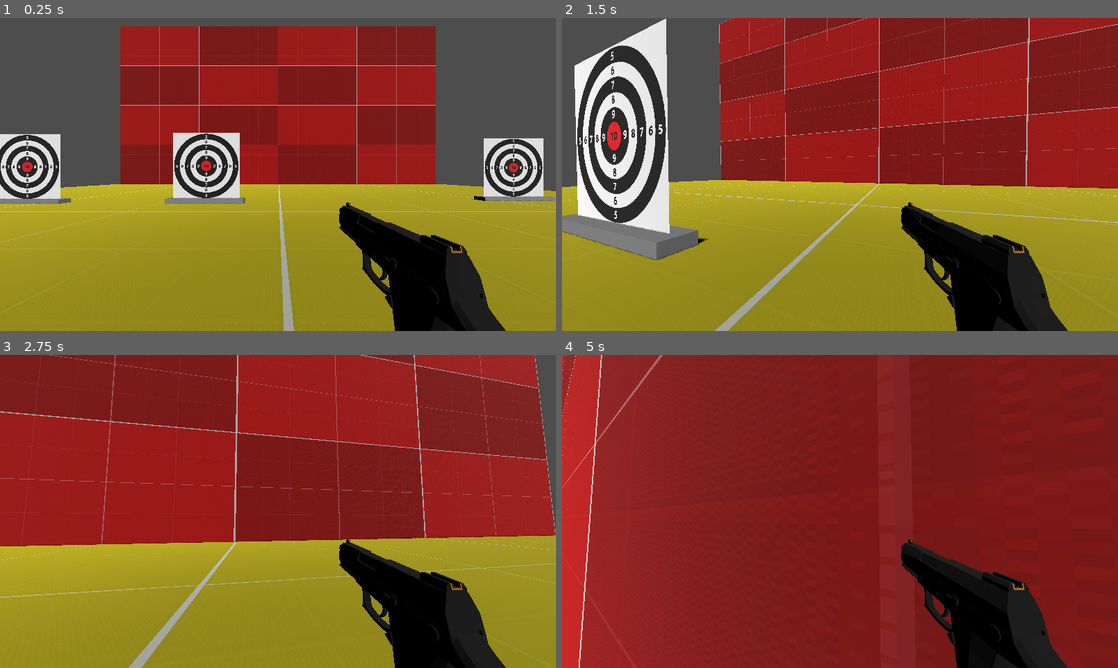
Above: before the commit, frames 1-4 (two rows, left to right).
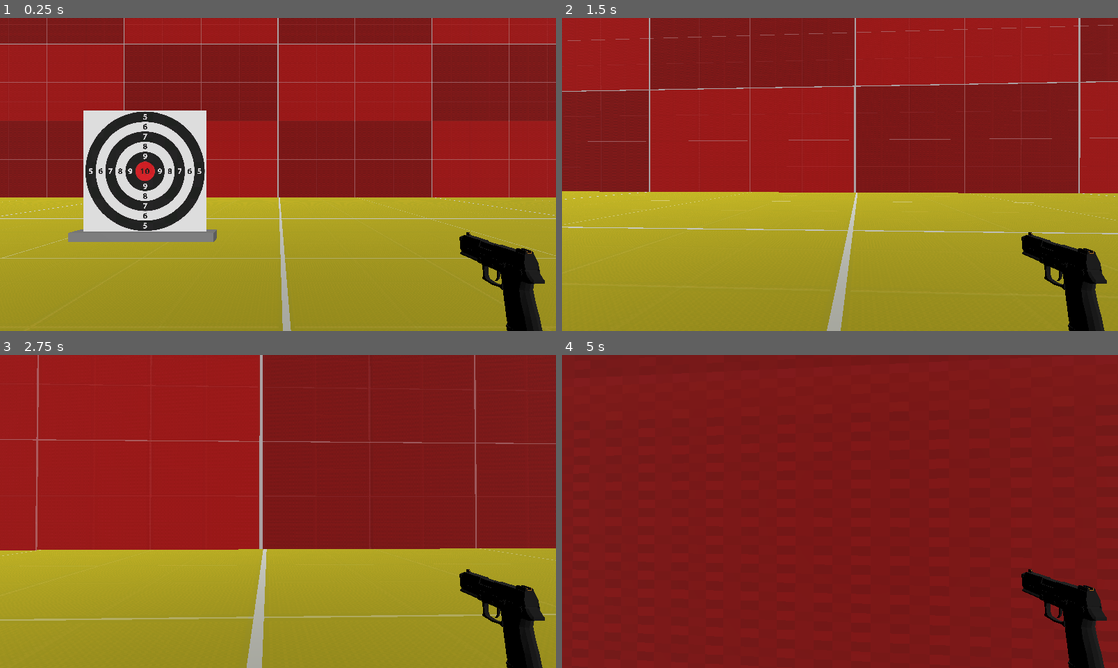
Above: after the commit, the same moments.

Repository: vixente/Shoot3D
Game: Godot game, scene res://Escenas/Escenario.tscn
Two runs of this game, one before a commit and one after it. Both use one fixed random seed, a clock stepped at 60 frames per second and the inputs below.
Inputs (mouse positions are in pixels of both pictures, inside the frame that each line leads up to):
- Up to frame 1 (0.25 s): no input
- Up to frame 2 (1.5 s): tap Enter (ui_accept) at 0.5, 0.77 s; move the mouse to (867, 174) at 0.52 s; hold Up (ui_up) from 0.53 s (still down); right-click (867, 174) at 0.6 s; click (867, 174) at 0.8 s; move the mouse to (812, 174) at 1.27 s; click (812, 174) at 1.35 s
- Up to frame 3 (2.75 s): keep holding Up (ui_up); tap Enter (ui_accept) at 1.52 s; right-click (250, 511) at 1.55 s; move the mouse to (289, 505) at 2.02 s; right-click (289, 505) at 2.1 s; click (289, 505) at 2.3 s
- Up to frame 4 (5 s): keep holding Up (ui_up); move the mouse to (834, 517) at 2.77 s; click (834, 517) at 2.85 s; tap Enter (ui_accept) at 3.02, 3.77, 4.52 s; right-click (834, 517) at 3.05 s; move the mouse to (878, 514) at 3.52 s; hold Shift (correr) 3.53-4.28 s; click (878, 514) at 3.8 s; tap R (reload) at 4.15 s; move the mouse to (795, 508) at 4.27 s; right-click (795, 508) at 4.35 s

The runs differ from the first frame. In frame 1, 57% of the frame differs, in the area x 0-100%, y 0-100%; in frame 2, 50%; in frame 3, 39%; in frame 4, 20%.

Commit message:
Reajuste de fisicas, diseño de punto origen y destino de raycast y usar estos valores para tener un punto destino para el proyectil

Diff:
--- a/Escenas/Diana.tscn
+++ b/Escenas/Diana.tscn
@@ -6,6 +6,8 @@
 size = Vector3(8, 8, 1)
 
 [node name="Diana" type="StaticBody3D"]
+collision_layer = 4
+collision_mask = 15
 
 [node name="Soporte" type="CSGBox3D" parent="."]
 size = Vector3(8, 1, 1)
--- a/Escenas/Escenario.tscn
+++ b/Escenas/Escenario.tscn
@@ -23,12 +23,16 @@
 [node name="Suelo" type="CSGBox3D" parent="Decorado"]
 transform = Transform3D(1, 0, 0, 0, 1, 0, 0, 0, 1, 0.210754, -3.8147e-06, -0.0752563)
 use_collision = true
+collision_layer = 2
+collision_mask = 15
 size = Vector3(100, 0.2, 100)
 material = SubResource("StandardMaterial3D_ym57u")
 
 [node name="Pared" type="CSGBox3D" parent="Decorado"]
 transform = Transform3D(1, 0, 0, 0, 1, 0, 0, 0, 1, 0, 25, -50)
 use_collision = true
+collision_layer = 2
+collision_mask = 15
 size = Vector3(100, 50, 1)
 material = SubResource("StandardMaterial3D_a668x")
 
@@ -46,9 +50,9 @@
 [node name="Objetivos" type="Node3D" parent="."]
 transform = Transform3D(1, 0, 0, 0, 1, 0, 0, 0, 1, 0, 0, -25)
 
-[node name="Player" parent="." instance=ExtResource("3_ldh0x")]
-transform = Transform3D(1, 0, 0, 0, 1, 0, 0, 0, 1, 0, 2, 0)
-
 [node name="DirectionalLight3D" type="DirectionalLight3D" parent="."]
 transform = Transform3D(0.721997, 0.592221, 0.357764, -0.661929, 0.440691, 0.606334, 0.20142, -0.674586, 0.710186, 0, 13, 26)
-shadow_enabled = true
+
+[node name="Player" parent="." instance=ExtResource("3_ldh0x")]
+transform = Transform3D(1, 0, 0, 0, 1, 0, 0, 0, 1, 0, 3, 1)
+mouse_sensitivity = 0.001
--- a/Escenas/arma.gd
+++ b/Escenas/arma.gd
@@ -1,36 +1,41 @@
-extends Node3D
+extends MeshInstance3D
 
-@export var recoil : int = 5
-@export var munifa : int = 15
-@export var array_posiciones : PackedVector3Array
-@export var camara : Camera3D
-var proyectil = preload("res://Escenas/bala.tscn")
-
-var Lista_Modelos_Armas = []
+var hay_disparo : bool = false
+var rango_arma : float = 1000.0
+@export var proyectil : PackedScene
+var camara : Camera3D
+var viewport : Viewport
+var mirilla : Vector2
+var impacto : Vector3
+var origen : Vector3
+var destino : Vector3
 
 func _ready():
-	Lista_Modelos_Armas.append( preload("res://Modelos/Armas/Pistol_Compact_West.obj" ) )
-	Lista_Modelos_Armas.append( preload("res://Modelos/Armas/Pistol_Full_West.obj" ) )
-	Lista_Modelos_Armas.append( preload("res://Modelos/Armas/Rifle_Assault_West.obj" ) )
-	Lista_Modelos_Armas.append( preload("res://Modelos/Armas/Rifle_Battle_West.obj" ) )
-	Lista_Modelos_Armas.append( preload("res://Modelos/Armas/Shotgun_Auto_West.obj" ) )
-	Lista_Modelos_Armas.append( preload("res://Modelos/Armas/Shotgun_Pump_West.obj" ) )
-	Lista_Modelos_Armas.append( preload("res://Modelos/Armas/SMG_Compact_West.obj" ) )
-	Lista_Modelos_Armas.append( preload("res://Modelos/Armas/SMG_Full_West.obj" ) )
-	Lista_Modelos_Armas.append( preload("res://Modelos/Armas/Sniper_Material_West.obj" ) )
-	Lista_Modelos_Armas.append( preload("res://Modelos/Armas/Sniper_Rifle_West.obj" ) )
-	pass
+	camara = get_viewport().get_camera_3d()
+	viewport = get_viewport()
+	mirilla = viewport.get_size()/2
 
 func _input(event):
-	if event is InputEventMouseButton:
+	if event is InputEventKey:
 		if Input.is_action_just_pressed("Disparo"):
-			var nuevo_proyectil : Bala = proyectil.instantiate()
-			nuevo_proyectil.camara = camara
-			print(get_tree().get_root().name)
-			get_tree().get_root().add_child(nuevo_proyectil)
-	if event is InputEventKey:
-		if Input.is_action_just_pressed("reload"):
-			pass
-			# Reload
-		if Input.is_action_just_pressed("Apuntar"):
-			pass
+			hay_disparo = true
+
+
+func _physics_process(delta):
+	if hay_disparo == true:
+		origen = camara.project_ray_origin(mirilla)
+		destino = origen + camara.project_ray_normal(mirilla) * rango_arma
+		var space_state = get_world_3d().direct_space_state
+		var query = PhysicsRayQueryParameters3D.create(origen,destino)
+		var result = space_state.intersect_ray(query)
+		if !result.is_empty():
+			impacto = result.position
+			dispara_proyectil()
+			hay_disparo = false
+
+func dispara_proyectil():
+	var nuevo_proyectil = proyectil.instantiate()
+	owner.add_child(nuevo_proyectil)
+	nuevo_proyectil.get_global_transform().origin = origen
+	var direccion = (impacto - $Bocacha.get_global_transform().origin).normalized()
+	nuevo_proyectil.set_linear_velocity(direccion * 5)
--- a/Escenas/arma.tscn
+++ b/Escenas/arma.tscn
@@ -1,21 +1,13 @@
-[gd_scene load_steps=3 format=3 uid="uid://ioh1yqcxsss3"]
+[gd_scene load_steps=4 format=3 uid="uid://j51thq1qjbcu"]
 
-[ext_resource type="ArrayMesh" uid="uid://cxqsdec2224an" path="res://Modelos/Armas/Pistol_Compact_West.obj" id="1_ht1p2"]
-[ext_resource type="Script" path="res://Escenas/arma.gd" id="1_u8ipj"]
+[ext_resource type="ArrayMesh" uid="uid://cxqsdec2224an" path="res://Modelos/Armas/Pistol_Compact_West.obj" id="1_lb60k"]
+[ext_resource type="Script" path="res://Escenas/Arma.gd" id="2_opoqv"]
+[ext_resource type="PackedScene" uid="uid://e1xs17kqk4ov" path="res://Escenas/perdigon.tscn" id="3_nxame"]
 
-[node name="Arma" type="Node3D"]
-script = ExtResource("1_u8ipj")
-array_posiciones = PackedVector3Array(0, 0.0251977, -0.129366, 0, 0.0251977, -0.148159, 0, 0.0155253, -0.353291, 0, 0.0130222, -0.466204, 0, 0.0130222, -0.388864, 0, 0.0282522, -0.300964, 0, 0.0131064, -0.195761, 0, 0.0172855, -0.232865, 0, 0.0172855, -0.655366, 0, 0.0172855, -0.560939)
-metadata/_edit_pinned_properties_ = [&"array_posiciones"]
+[node name="Arma" type="MeshInstance3D"]
+mesh = ExtResource("1_lb60k")
+script = ExtResource("2_opoqv")
+proyectil = ExtResource("3_nxame")
 
-[node name="MallaArma" type="MeshInstance3D" parent="."]
-layers = 2
-cast_shadow = 0
-gi_mode = 0
-mesh = ExtResource("1_ht1p2")
-skeleton = NodePath("")
-
-[node name="AnimationPlayer" type="AnimationPlayer" parent="."]
-
-[node name="PuntoDisparo" type="Node3D" parent="."]
-transform = Transform3D(1, 0, 0, 0, 1, 0, 0, 0, 1, 0, 0.0251977, -0.129366)
+[node name="Bocacha" type="Marker3D" parent="."]
+transform = Transform3D(1, 0, 0, 0, 1, 0, 0, 0, 1, 0, 0.025398, -0.179523)
--- a/Escenas/bala.gd
+++ /dev/null
@@ -1,22 +0,0 @@
-extends RigidBody3D
-class_name Bala
-
-
-#@export var Direccion : Vector3
-@export var velocidad : float = 100
-@export var camara : Camera3D
-var posicion_original : Vector3
-
-# Called when the node enters the scene tree for the first time.
-func _ready():
-	posicion_original = global_transform.origin
-	pass # Replace with function body.
-
-func _physics_process(delta):
-	var calculo = -transform.basis.z * velocidad * delta
-	global_transform.origin.z += calculo.z
-
-	var distancia : float = posicion_original.distance_to(global_transform.origin)
-	print("Distancia: ",distancia)
-	if distancia > 100:
-		queue_free()
--- a/Escenas/bala.tscn
+++ /dev/null
@@ -1,27 +0,0 @@
-[gd_scene load_steps=5 format=3 uid="uid://ffcw7hmqtuu7"]
-
-[ext_resource type="Script" path="res://Escenas/bala.gd" id="1_p6jcd"]
-
-[sub_resource type="SphereShape3D" id="SphereShape3D_b8exb"]
-margin = 0.02
-radius = 0.005
-
-[sub_resource type="SphereMesh" id="SphereMesh_kirtj"]
-radius = 0.005
-height = 0.01
-radial_segments = 8
-rings = 8
-
-[sub_resource type="StandardMaterial3D" id="StandardMaterial3D_yhcdy"]
-albedo_color = Color(0.811262, 0.000518657, 0.811628, 1)
-
-[node name="Bala" type="RigidBody3D"]
-script = ExtResource("1_p6jcd")
-
-[node name="CollisionShape3D" type="CollisionShape3D" parent="."]
-shape = SubResource("SphereShape3D_b8exb")
-
-[node name="CSGMesh3D" type="CSGMesh3D" parent="."]
-cast_shadow = 0
-mesh = SubResource("SphereMesh_kirtj")
-material = SubResource("StandardMaterial3D_yhcdy")
--- /dev/null
+++ b/Escenas/perdigon.tscn
@@ -0,0 +1,26 @@
+[gd_scene load_steps=5 format=3 uid="uid://e1xs17kqk4ov"]
+
+[ext_resource type="Script" path="res://Perdigon.gd" id="1_jgkj0"]
+
+[sub_resource type="SphereShape3D" id="SphereShape3D_bsept"]
+radius = 0.6
+
+[sub_resource type="SphereMesh" id="SphereMesh_00741"]
+radial_segments = 8
+rings = 4
+
+[sub_resource type="StandardMaterial3D" id="StandardMaterial3D_r5q87"]
+albedo_color = Color(1, 0.0705882, 1, 1)
+
+[node name="Perdigon" type="RigidBody3D"]
+top_level = true
+collision_layer = 8
+collision_mask = 14
+script = ExtResource("1_jgkj0")
+
+[node name="CollisionShape3D" type="CollisionShape3D" parent="."]
+shape = SubResource("SphereShape3D_bsept")
+
+[node name="CSGMesh3D" type="CSGMesh3D" parent="."]
+mesh = SubResource("SphereMesh_00741")
+material = SubResource("StandardMaterial3D_r5q87")
--- a/Escenas/player.tscn
+++ b/Escenas/player.tscn
@@ -1,46 +1,27 @@
-[gd_scene load_steps=4 format=3 uid="uid://dflrj4x7d3jei"]
+[gd_scene load_steps=5 format=3 uid="uid://dflrj4x7d3jei"]
 
 [ext_resource type="Script" path="res://Player.gd" id="1_l6r8k"]
-[ext_resource type="PackedScene" uid="uid://ioh1yqcxsss3" path="res://Escenas/arma.tscn" id="2_j5cqx"]
+[ext_resource type="PackedScene" uid="uid://j51thq1qjbcu" path="res://Escenas/Arma.tscn" id="2_k65at"]
+[ext_resource type="PackedScene" uid="uid://e1xs17kqk4ov" path="res://Escenas/perdigon.tscn" id="3_5m70g"]
 
-[sub_resource type="CapsuleShape3D" id="CapsuleShape3D_ktn0d"]
+[sub_resource type="CapsuleShape3D" id="CapsuleShape3D_45ejp"]
 
 [node name="Player" type="CharacterBody3D"]
+collision_mask = 15
 script = ExtResource("1_l6r8k")
 mouse_sensitivity = 0.005
 
 [node name="CollisionShape3D" type="CollisionShape3D" parent="."]
-shape = SubResource("CapsuleShape3D_ktn0d")
+shape = SubResource("CapsuleShape3D_45ejp")
 
 [node name="Camera3D" type="Camera3D" parent="."]
-transform = Transform3D(1, 0, 0, 0, 1, 0, 0, 0, 1, 0, 1.2, 0)
+transform = Transform3D(1, 0, 0, 0, 1, 0, 0, 0, 1, 0, 0.918418, 0.302584)
 current = true
-fov = 90.0
+fov = 53.1
 near = 0.01
 far = 1000.0
 
-[node name="Arma" parent="Camera3D" node_paths=PackedStringArray("camara") instance=ExtResource("2_j5cqx")]
-transform = Transform3D(1, 0, 0, 0, 1, 0, 0, 0, 1, 0.112083, -0.0870893, -0.152561)
-camara = NodePath("..")
-
-[node name="ArmaCSG" type="Node3D" parent="Camera3D"]
-transform = Transform3D(1, 0, 0, 0, 1, 0, 0, 0, 1, 0.329495, 0, -0.774526)
-visible = false
-
-[node name="CSGCylinder3D" type="CSGCylinder3D" parent="Camera3D/ArmaCSG"]
-transform = Transform3D(1, 0, 0, 0, -4.37114e-08, -1, 0, 1, -4.37114e-08, -0.0597214, -0.297033, 0.325058)
-cast_shadow = 0
-radius = 0.05
-height = 0.3
-
-[node name="CSGBox3D" type="CSGBox3D" parent="Camera3D/ArmaCSG"]
-transform = Transform3D(1, 0, 0, 0, 1, 0, 0, 0, 1, -0.067857, -0.288575, 0.429068)
-cast_shadow = 0
-size = Vector3(0.12, 0.1, 0.1)
-
-[node name="CSGCylinder3D2" type="CSGCylinder3D" parent="Camera3D/ArmaCSG"]
-transform = Transform3D(1, 0, 0, 0, 1, 0, 0, 0, 1, -0.0597424, -0.224718, 0.209655)
-cast_shadow = 0
-radius = 0.02
-height = 0.05
-cone = true
+[node name="Arma" parent="Camera3D" instance=ExtResource("2_k65at")]
+transform = Transform3D(1, 0, 0, 0, 1, 0, 0, 0, 1, 0.37793, -0.156929, -0.52475)
+skeleton = NodePath("../..")
+proyectil = ExtResource("3_5m70g")
--- /dev/null
+++ b/Perdigon.gd
@@ -0,0 +1,6 @@
+extends RigidBody3D
+
+var speed = 2
+
+#func _physics_process(delta):
+	#position += -transform.basis.z * speed * delta
--- a/Player.gd
+++ b/Player.gd
@@ -1,7 +1,7 @@
 extends CharacterBody3D
 
 @export_category("Propiedades del jugador")
-@export var SPEED : int = 15.0
+@export var SPEED : float = 15.0
 @export_range(3,10) var JUMP_VELOCITY : int = 9
 @export_range(0.001, 0.005) var mouse_sensitivity : float = 0.001
 var factor_velocidad : int = 1
--- a/project.godot
+++ b/project.godot
@@ -79,6 +79,13 @@
 ]
 }
 
+[layer_names]
+
+3d_physics/layer_1="Player"
+3d_physics/layer_2="Mundo"
+3d_physics/layer_3="Objetos"
+3d_physics/layer_4="Proyectiles"
+
 [physics]
 
 3d/default_gravity=18.0
Binary file removed: Texturas/Targets/Big Bad Guy.jpg
